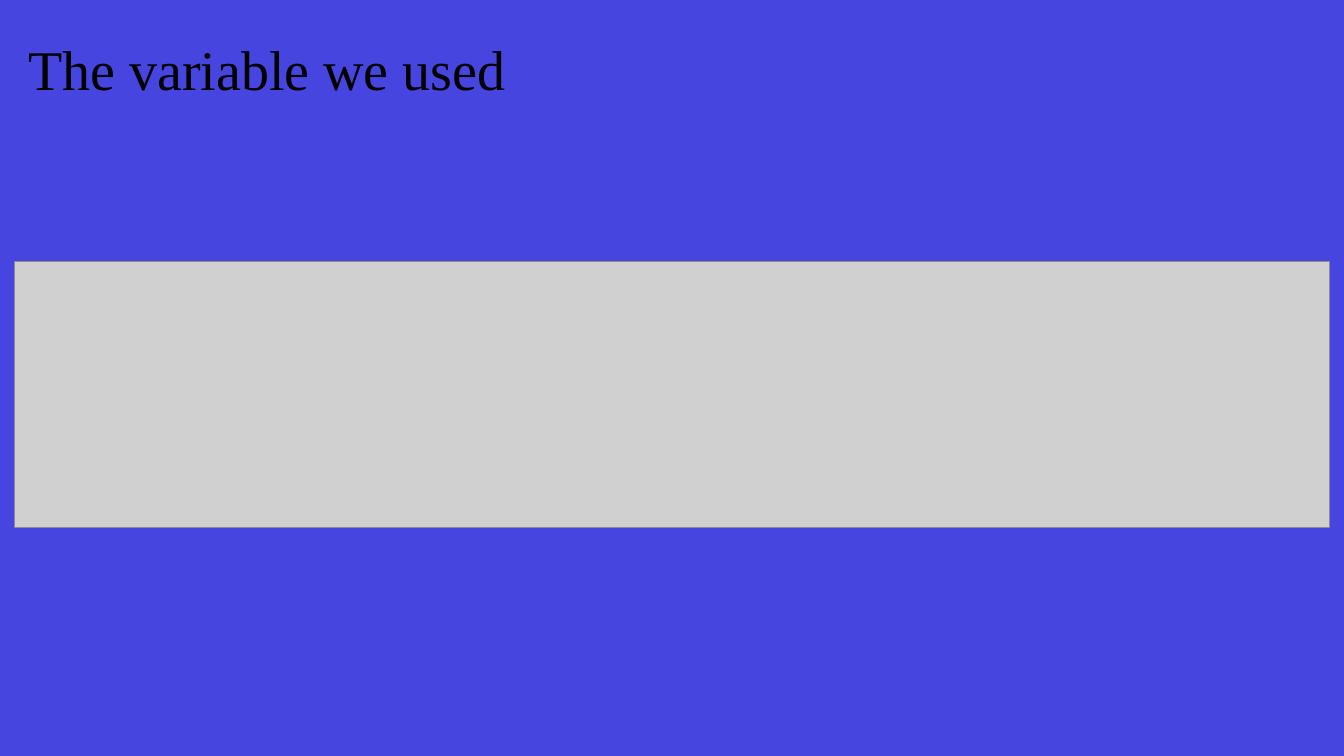
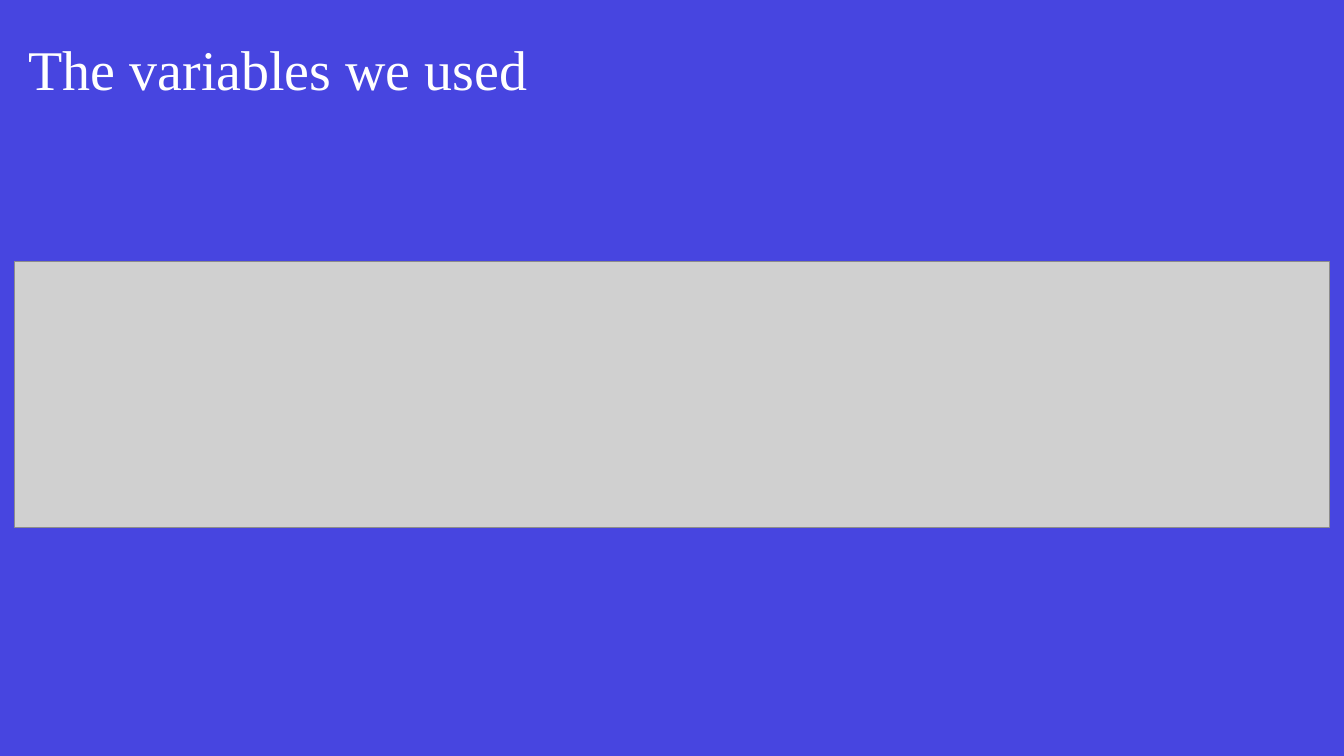
Before and after one commit to IronSnow02/EC-Graduate-Project, a slide deck: slide 6 of EC499.pptx (slide 5 before the commit). Drawn at 1344x756 pixels with LibreOffice and Linux fonts; fonts in the diff are those of the drawing; grey boxes stand for pictures; background and template pictures are left out. Boxes give left, top, right and bottom in pixels: in the first picture for what was removed or moved away, otherwise in the second. Text is boxed around its words. In the diff, an @@ line names an element or a change of style, - is before the commit and + after.

```diff
--- a/EC499.pptx
+++ b/EC499.pptx
@@ text at (x1=29, y1=51, x2=528, y2=91): text changed; text colour #000000 to #FFFFFF @@
-The variable we used
+The variables we used
```
Also in this commit, not shown: 5 other slides changed, 11 slides added, 6 slides removed.
